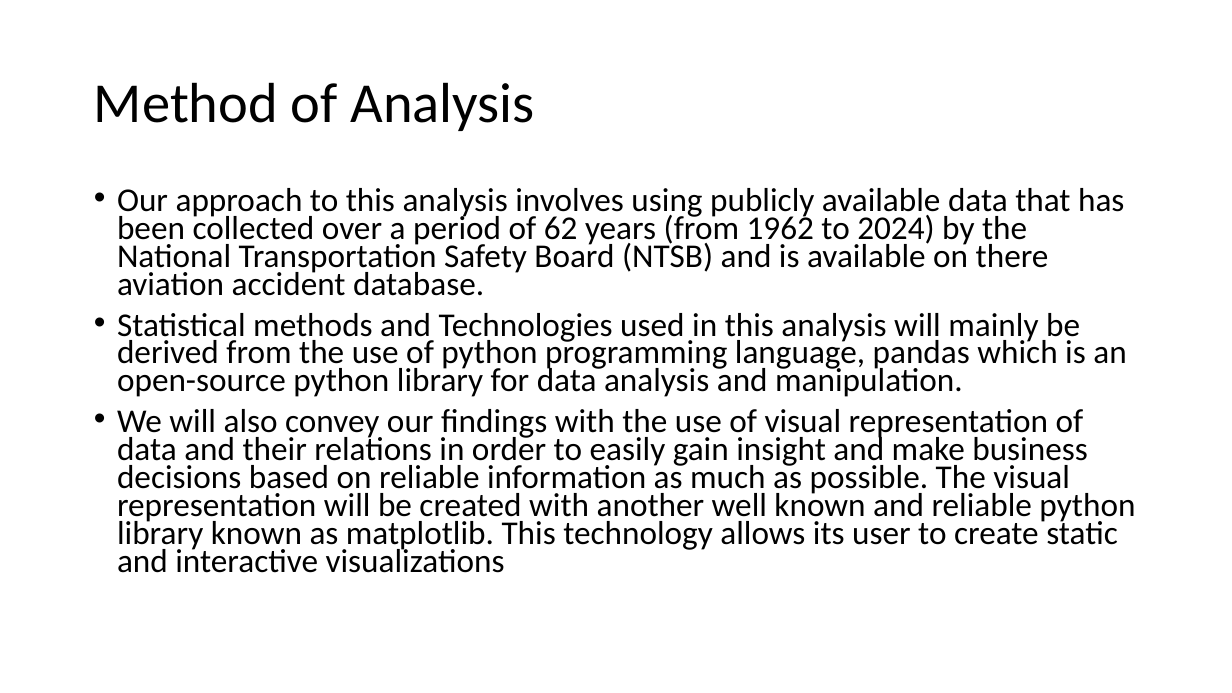
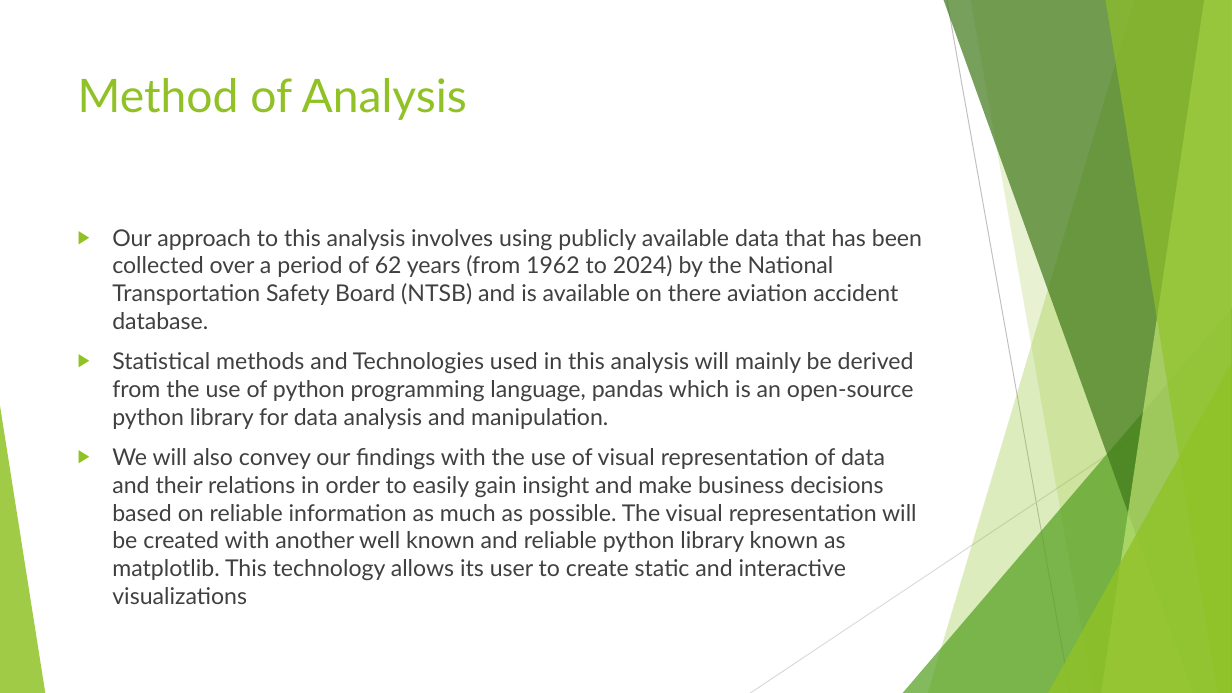
Before and after one commit to rahroy82/Aircraft-analysis, a slide deck: slide 4 of Aircraft risk assessment.pptx. Drawn at 1232x693 pixels with LibreOffice and Linux fonts; fonts in the diff are those of the drawing. Boxes give left, top, right and bottom in pixels: in the first picture for what was removed or moved away, otherwise in the second. Text is boxed around its words. In the diff, an @@ line names an element or a change of style, - is before the commit and + after.

```diff
--- a/Aircraft risk assessment.pptx
+++ b/Aircraft risk assessment.pptx
@@ title "Method of Analysis": place and size @@
-title "Method of Analysis" at box(94, 82, 534, 131)
+title "Method of Analysis" at box(78, 78, 467, 120)
@@ title "Method of Analysis" at box(78, 78, 467, 120): size 44 to 36 pt, font Calibri to Lato, text colour #000000 to #90C226; line spacing 0.9 to 1; vertical alignment middle to top @@
@@ text "Our approach to this analysis ...": place and size @@
-text "Our approach to this analysis ..." at box(117, 188, 1135, 573)
+text "Our approach to this analysis ..." at box(112, 229, 922, 604)
@@ text "Our approach to this analysis ..." at box(112, 229, 922, 604): size 25.9 to 18 pt, font Calibri to Lato, text colour #000000 to #404040; bullet • to ▶; line spacing 0.7 to 1 @@
@@ group added at box(0, 0, 1232, 693): 5 freeform shapes, 3 triangles, 2 lines @@
```
Also in this commit, not shown: 3 other slides changed, 9 slides added, 1 other file.
